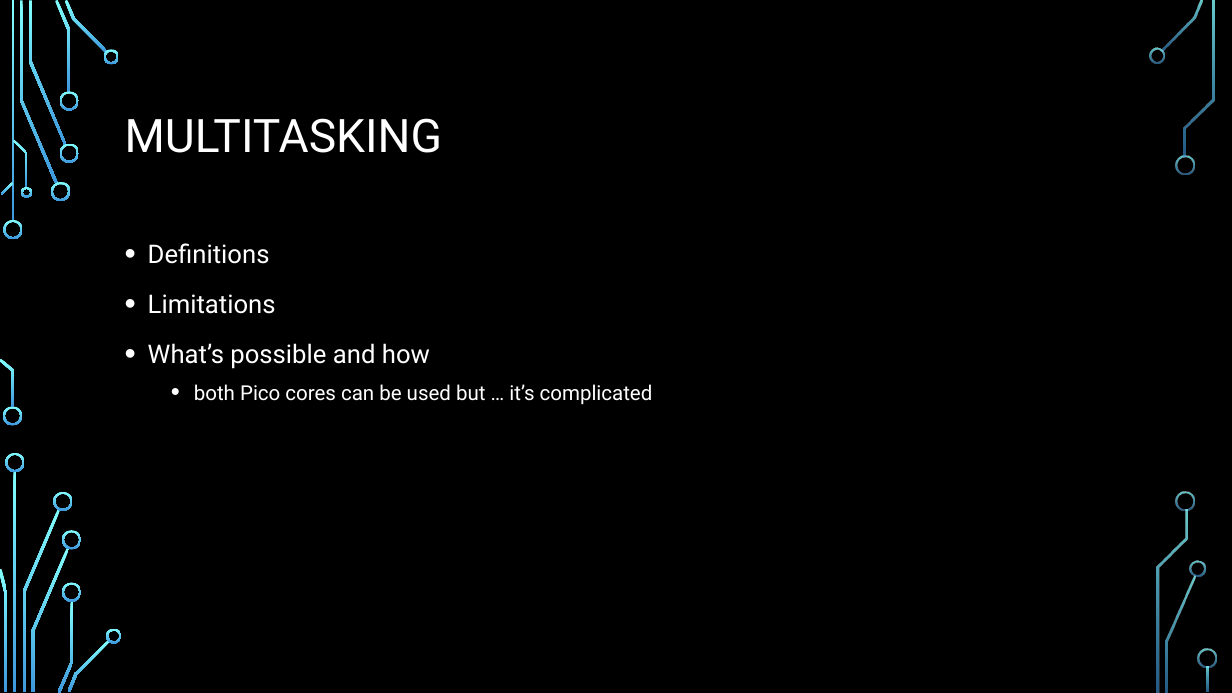
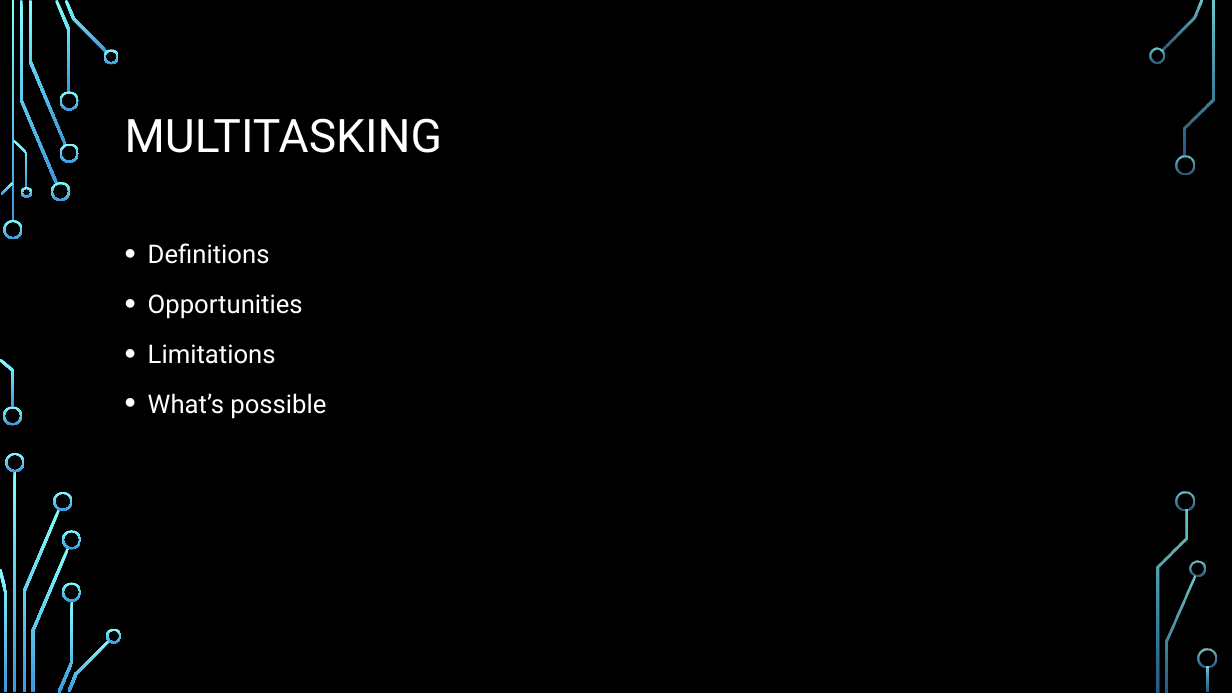
Before and after one commit to obdevel/CBUS-MicroPython-RP-Pico, a slide deck: slide 7 of Micropython Pico SIG presentation 0 1.pptx. Drawn at 1232x693 pixels with LibreOffice and Linux fonts; fonts in the diff are those of the drawing; background and template pictures are left out. Boxes give left, top, right and bottom in pixels: in the first picture for what was removed or moved away, otherwise in the second. Text is boxed around its words. In the diff, an @@ line names an element or a change of style, - is before the commit and + after.

```diff
--- a/Micropython Pico SIG presentation 0 1.pptx
+++ b/Micropython Pico SIG presentation 0 1.pptx
@@ text at [148, 294, 303, 319]: paragraph added @@
+• Opportunities
@@ text at [148, 393, 326, 419]: text changed; size 16 to 20 pt @@
-• What’s possible and how
-  • both Pico cores can be used but … it’s complicated
+• What’s possible
```
Also in this commit, not shown: 3 other slides changed.
